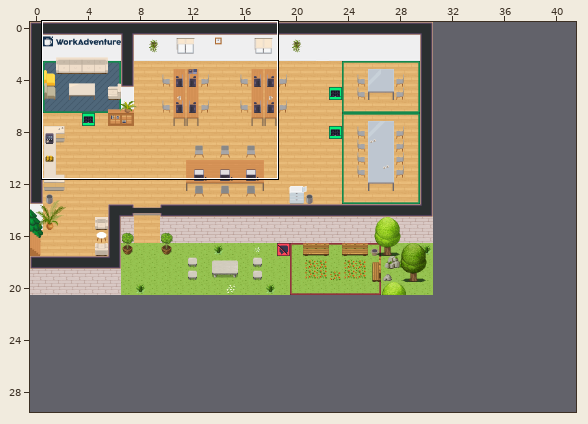
An edit to a level. Tiled map (JSON), map.tmj. Above, an overview of the earlier version with the close-up marked.
Close-up. The starting point:
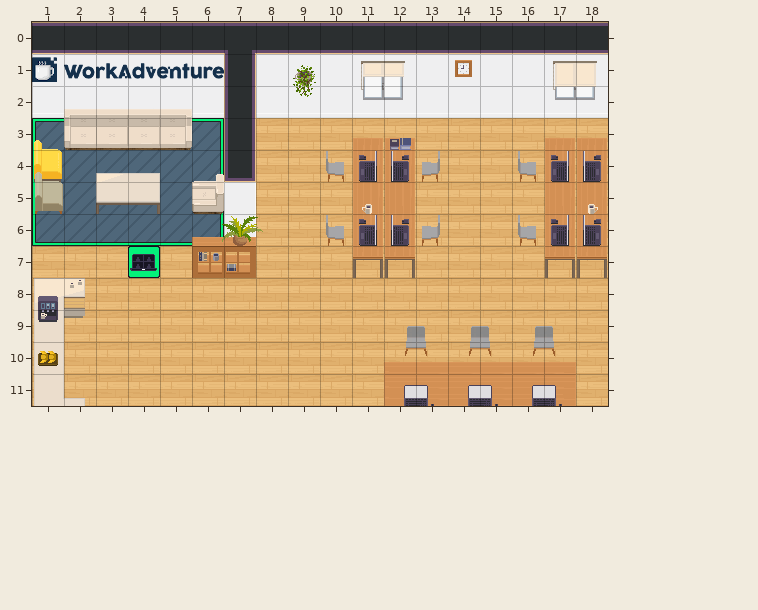
Cells are 32x32 px. Shown: x 1..18, y 0..11. The commit also changed other parts of the map, which this record leaves out. The old version is drawn lined up with the new one.
Once edited:
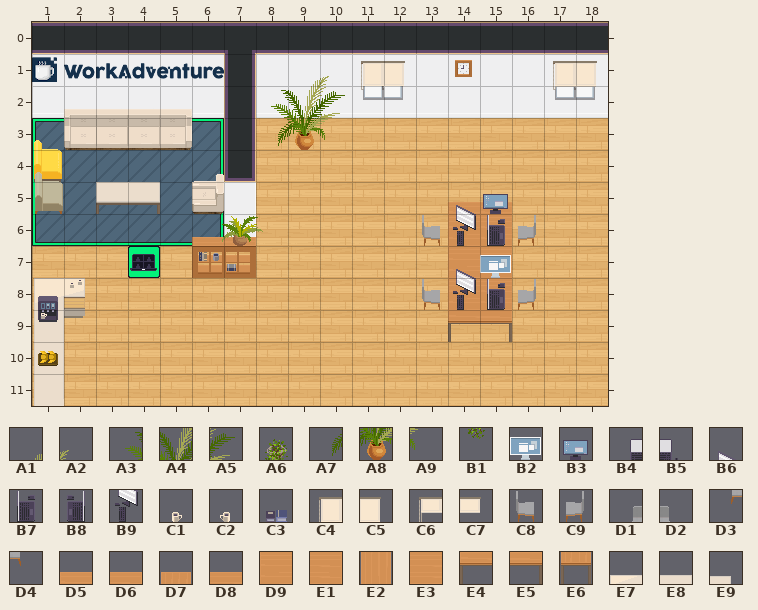
Key: from "WA_Decoration": A1 61, A2 62, A3 72, A4 73, A5 74, A6 77, A7 84, A8 85, A9 86, B1 89; from "WA_Miscellaneous": B2 0, B3 1, B4 2, B5 3, B6 21, B7 24, B8 25, B9 31, C1 59, C2 59 flipped left-right, C3 74; from "WA_Room_Builder": C4 777, C5 778, C6 779, C7 780; from "WA_Seats": C8 119, C9 120, D1 121, D2 122, D3 134, D4 135; from "WA_Tables": D5 0, D6 1, D7 2, D8 3, D9 10, E1 11, E2 12, E3 13, E4 20, E5 21, E6 22, E7 45, E8 46, E9 101.
__ is an empty cell.
Changes in this commit:
map size 31x21 -> 42x30 cells
Layer "walls/walls2":
y 1: x 9 A6 -> __
y 2: x 9 B1 -> __
Layer "furniture/furniture2":
y 1: x 9..10 __ __ -> A1 A2
y 2: x 8..10 __ __ __ -> A3 A4 A5
y 3: x 8..10 __ __ __ -> A7 A8 A9
y 4: x 10..13 C8 E2 E2 C9 -> __ __ __ __; x 16..18 C8 E2 E2 -> __ __ __
y 5: x 11..12 E2 E2 -> __ __; x 14..15 __ __ -> D5 D5; x 17..18 E2 E2 -> __ __
y 6: x 10..18 C8 E2 E2 C9 __ __ C8 E2 E2 -> __ __ __ C8 D9 D9 C9 __ __
y 7: x 11..12 E6 E6 -> __ __; x 14..15 __ __ -> D9 D9; x 17..18 E6 E6 -> __ __
y 8: x 13..16 __ __ __ __ -> C8 D9 D9 C9
y 9: x 12..17 D1 D2 D1 D2 D1 D2 -> __ __ E4 E5 __ __
y 10: x 12..17 D3 D4 D3 D4 D3 D4 -> __ __ __ __ __ __
y 11: x 12..17 D9 E3 E3 E3 E3 E1 -> __ __ __ __ __ __
Layer "furniture/furniture3":
y 1: x 11..12 C6 C7 -> C4 C5
y 4: x 11..12 B8 B7 -> __ __; x 17..18 B8 B7 -> __ __
y 5: x 11 C2 -> __; x 14..15 __ __ -> B6 B3; x 18 C1 -> __
y 6: x 11..12 B8 B7 -> __ __; x 14..15 __ __ -> B9 B7; x 17..18 B8 B7 -> __ __
y 7: x 14..15 __ __ -> B6 B2
y 8: x 14..15 __ __ -> B9 B7
Layer "above/above1":
y 3: x 11..12 D7 D7 -> __ __; x 17..18 D7 D7 -> __ __
y 4: x 3..4 E7 E8 -> __ __
y 10: x 12..17 D5 D8 D8 D8 D8 D6 -> __ __ __ __ __ __
y 11: x 2 E9 -> __
Layer "above/above2":
y 3: x 12 C3 -> __
y 11: x 12..17 B4 B5 B4 B5 B4 B5 -> __ __ __ __ __ __
